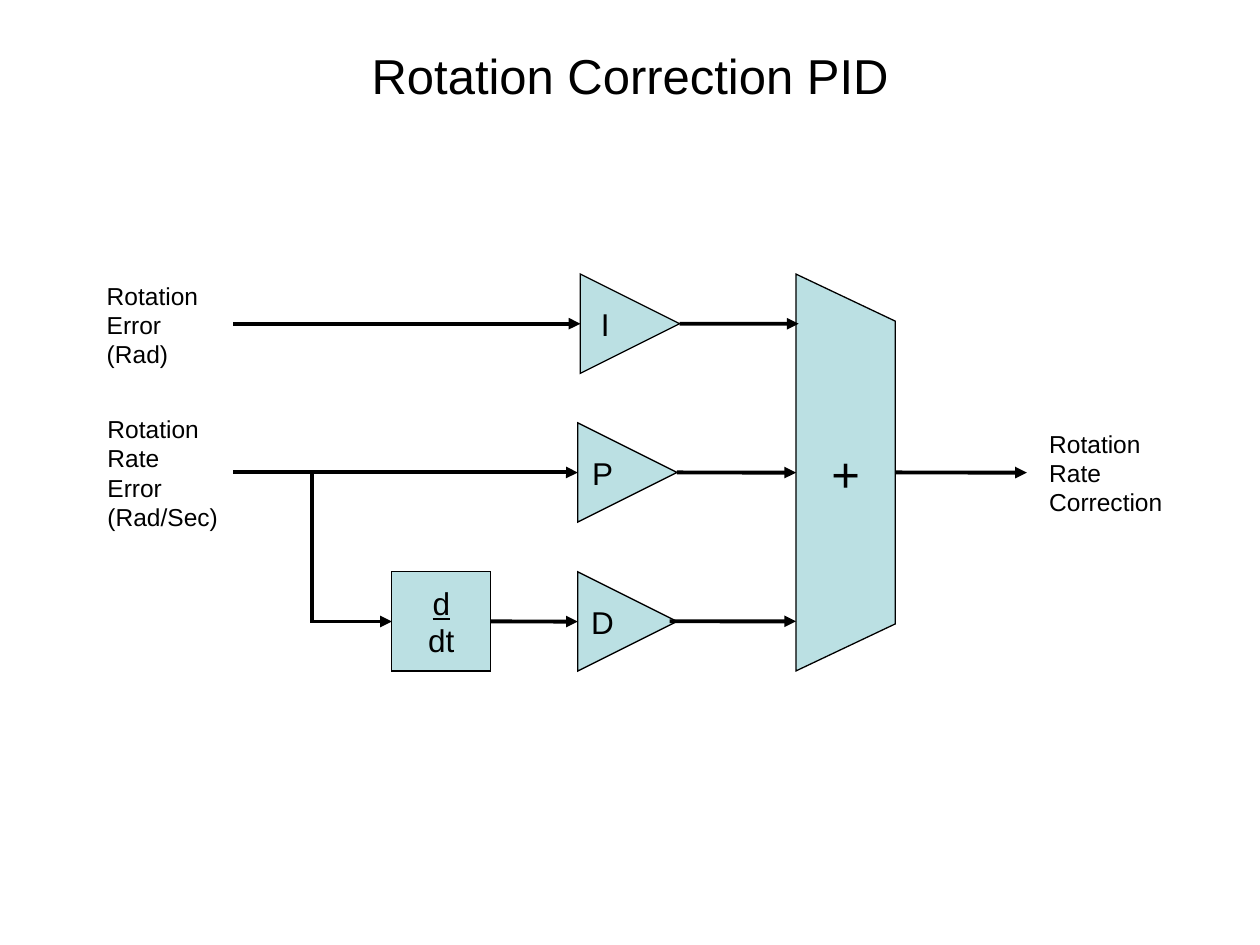
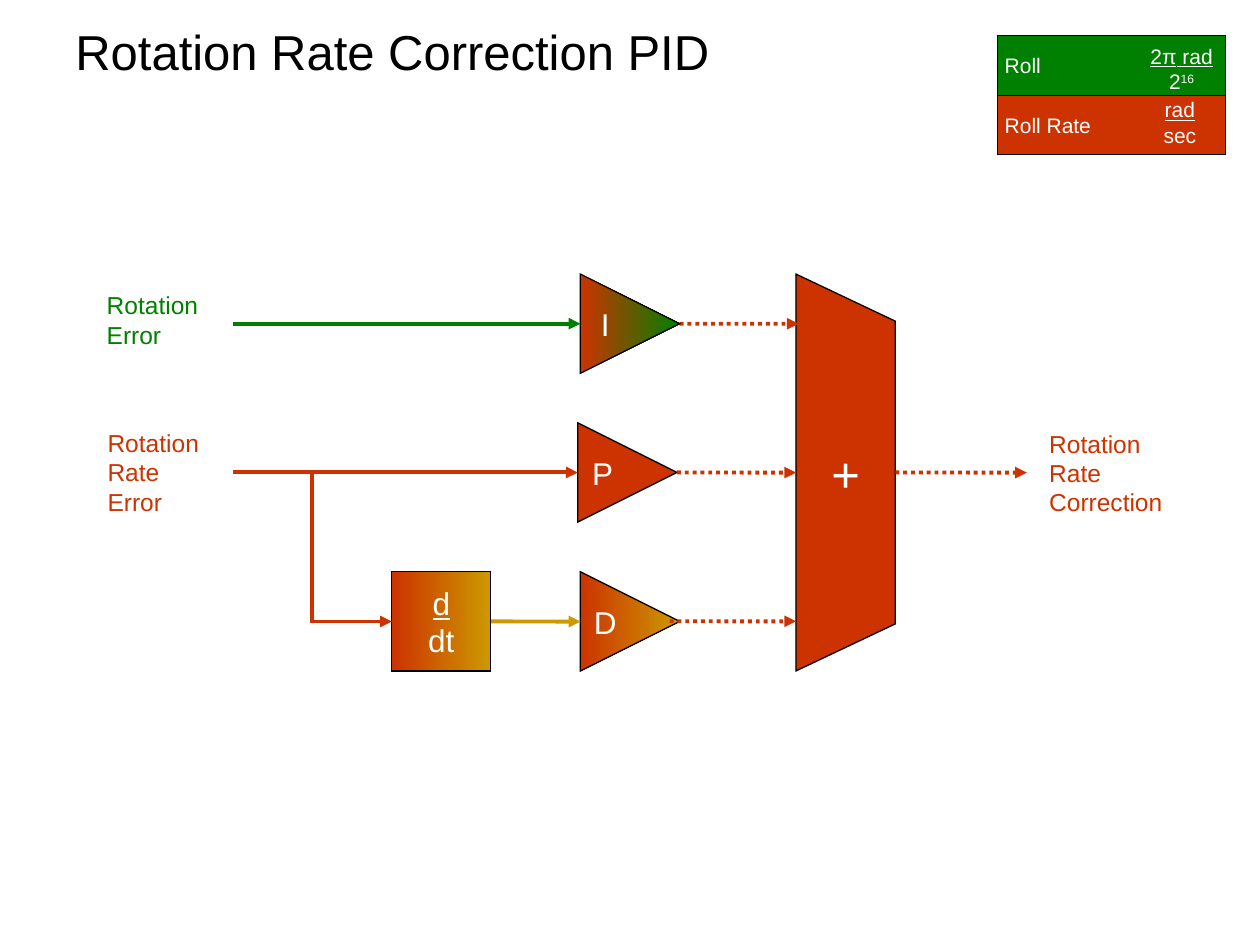
Before and after one commit to drorcaspi/caspiquad, a slide deck: slide 7 of Docs/flight control.ppt. Drawn at 1260x945 pixels with LibreOffice and Linux fonts; fonts in the diff are those of the drawing. Boxes give left, top, right and bottom in pixels: in the first picture for what was removed or moved away, otherwise in the second. Text is boxed around its words. In the diff, an @@ line names an element or a change of style, - is before the commit and + after.

Commit message:
updated diagrams with color-coding of physical units

```diff
--- a/Docs/flight control.ppt
+++ b/Docs/flight control.ppt
@@ title at (75,34,710,71): text changed @@
-Rotation Correction PID
+Rotation Rate Correction PID
@@ rectangle added at (997,35,1225,94), fill #008000, outline #000000 0.74 pt, 12 pt, text #FFFFFF @@
+Roll
@@ text added at (1150,48,1212,67), 12 pt, text #FFFFFF, underline @@
+2π rad
+216
@@ rectangle added at (997,96,1225,155), fill #CC3300, outline #000000 0.74 pt, 12 pt, text #FFFFFF @@
+Roll Rate
@@ text added at (1164,101,1197,144), 12 pt, text #FFFFFF, underline @@
+rad
+sec
@@ text "Rotation Error": place and size @@
-text "Rotation Error" at (107,287,198,368)
+text "Rotation Error" at (107,296,198,345)
@@ text "Rotation Error" at (107,296,198,345): text colour #000000 to #008000 @@
@@ triangle "I" at (581,275,680,374): text colour #000000 to #FFFFFF; fill #BBE0E3 to gradient #CC3300 to #008000 @@
@@ freeform shape "+" at (796,275,896,672): text colour #000000 to #FFFFFF; fill #BBE0E3 to #CC3300 @@
@@ elbow arrow (233, 324) - (581, 324): stroke #000000 2.24 pt to #008000 2.24 pt @@
@@ arrow (679, 324) - (799, 324): stroke #000000 2.24 pt to #CC3300 2.24 pt dashed @@
@@ text at (107,345,168,368): paragraph removed @@
-(Rad)
@@ text "Rotation" at (108,434,199,512): text colour #000000 to #CC3300 @@
@@ text "Rotation": place and size @@
-text "Rotation" at (107,420,217,531)
+text "Rotation" at (108,434,199,512)
@@ triangle "P" at (578,423,678,523): text colour #000000 to #FFFFFF; fill #BBE0E3 to #CC3300 @@
@@ text "Rotation" at (1049,435,1162,512): text colour #000000 to #CC3300 @@
@@ elbow arrow (233, 472) - (578, 472): stroke #000000 2.24 pt to #CC3300 2.24 pt @@
@@ elbow arrow (233, 472) - (392, 621): stroke #000000 2.24 pt to #CC3300 2.24 pt @@
@@ arrow (677, 472) - (796, 472): stroke #000000 2.24 pt to #CC3300 2.24 pt dashed @@
@@ arrow (896, 472) - (1027, 472): stroke #000000 2.24 pt to #CC3300 2.24 pt dashed @@
@@ text at (107,508,217,531): paragraph removed @@
-(Rad/Sec)
@@ rectangle "d" at (392,572,491,672): text colour #000000 to #FFFFFF; fill #BBE0E3 to gradient #CC9900 to #CC3300 @@
@@ triangle "D" at (581,572,680,672): text colour #000000 to #FFFFFF; fill #BBE0E3 to gradient #CC3300 to #CC9900 @@
@@ arrow (491, 621) - (581, 621): stroke #000000 2.24 pt to #CC9900 2.24 pt @@
@@ arrow (669, 621) - (796, 621): stroke #000000 2.24 pt to #CC3300 2.24 pt dashed @@
```
Also in this commit, not shown: 6 other slides changed.
